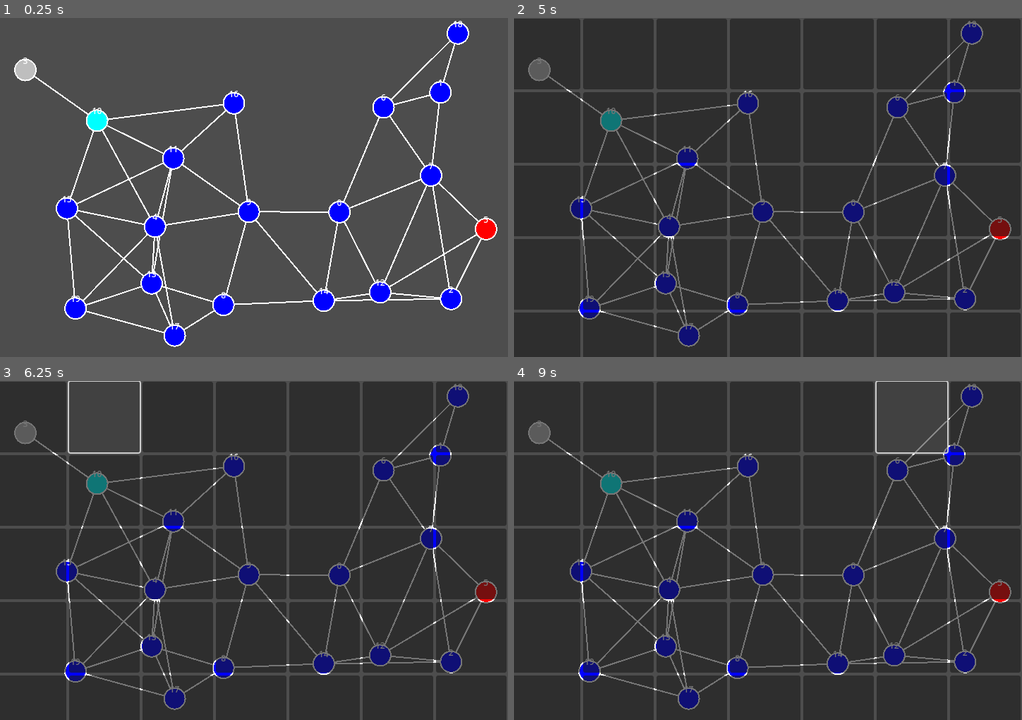
Above: before the commit, frames 1-4 (two rows, left to right).
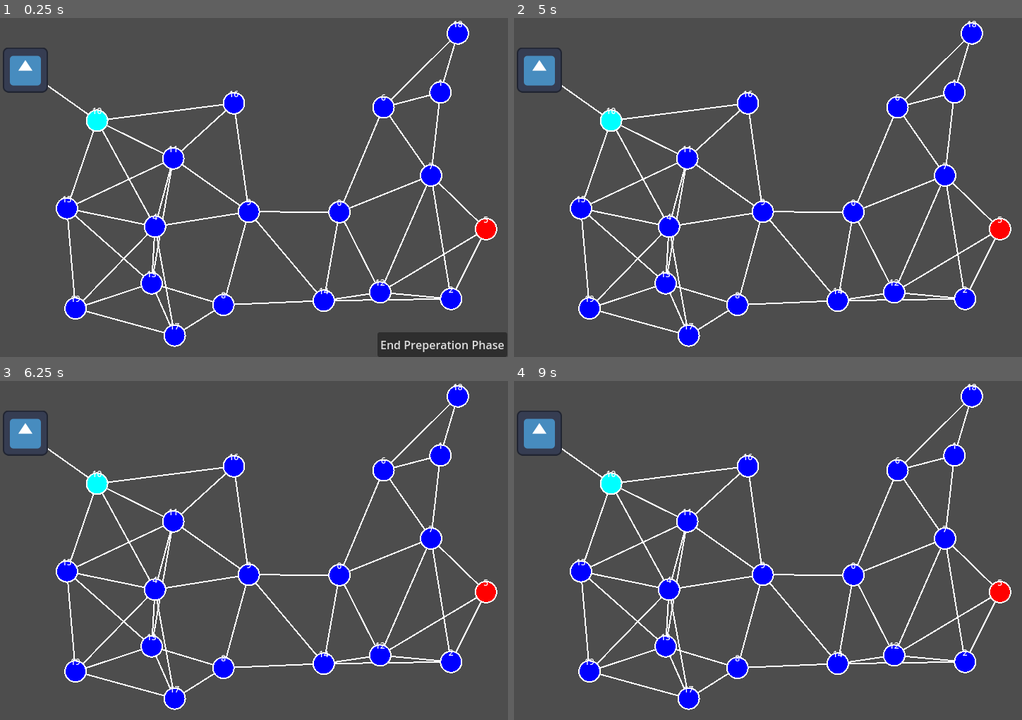
Above: after the commit, the same moments.

Repository: EdbertWang/roguelike_autobattler
Game: Godot game, scene res://Manager/game_state_manager.tscn
The game is run twice, just before and just after one commit, with the same random seed, the same clock (stepped at 60 frames per second) and the same inputs. The engine's default icon, where the game draws it, is replaced by a stand-in: a white triangle on a blue panel in a dark square.
Inputs (mouse positions are in pixels of both pictures, inside the frame that each line leads up to):
- Up to frame 1 (0.25 s): no input
- Up to frame 2 (5 s): click (955, 343) at 0.5 s, where only the run after the commit has a clickable "End Preperation Phase"; tap Enter at 1.25, 2.75, 4.25 s; move the mouse to (879, 170) at 1.27 s; click (879, 170) at 1.35 s; tap Space at 2, 3.5 s; move the mouse to (666, 204) at 2.02 s; click (666, 204) at 2.1 s; move the mouse to (818, 112) at 2.77 s; tap R (rotatePlacement) at 2.85 s; click (818, 112) at 3.05 s; move the mouse to (742, 255) at 3.52 s; click (742, 255) at 3.6 s; move the mouse to (920, 238) at 4.27 s; click (920, 238) at 4.35 s; tap I (inventory) at 4.9 s
- Up to frame 3 (6.25 s): click (30, 418) at 5.02 s; click (106, 418) at 5.77 s
- Up to frame 4 (9 s): click (691, 418) at 6.52 s; click (762, 418) at 7.27 s; click (839, 418) at 8.02 s; click (910, 418) at 8.77 s

The runs differ from the first frame. In frame 1, 2.5% of the frame differs, in the area x 0-100%, y 8-100%; in frame 2, 93%, in the area x 0-100%, y 0-100%; in frame 3, 90%; in frame 4, 90%.
Error after the commit: Invalid access to property or key 'id' on a base object of type 'Nil'. (res://Manager/game_state_manager.gd:145)

Commit message:
Placeholder pipeline from Map -> Prep -> Battle -> Map

Diff:
--- a/Manager/battle_manager.gd
+++ b/Manager/battle_manager.gd
@@ -9,9 +9,12 @@
 @onready var target_man = $TargetManager
 @onready var board_tiles = $BoardUI
 @onready var enemy_spawner = $Enemy_Spawner
+@onready var manager_timer = $Manager_Update
 
 var enemies_tiles : Array[Array]
 var allies_tiles : Array[Array]
+
+signal battle_ended(victory : bool)
 
 func setup_battle(battle_params : Dictionary):
 	"""Generate enemies for the current battle"""
@@ -31,6 +34,16 @@
 		for y in tile_map_size.y:
 			allies_tiles[x][y].clear()
 			enemies_tiles[x][y].clear()
+
+func start_battle():
+	manager_timer.start()
+	# TODO: FOR DEBUGGING THIS JUST IMMEDIATELY ENDS THE BATTLE
+	end_battle()
+
+func end_battle():
+	manager_timer.stop()
+	# TODO: Add way to calculate if the player won or lost
+	battle_ended.emit(true)
 
 # Triggers after both the manager and all its children have entered the scene
 func _ready():
--- a/Manager/battle_manager.tscn
+++ b/Manager/battle_manager.tscn
@@ -31,7 +31,6 @@
 
 [node name="Manager_Update" type="Timer" parent="."]
 wait_time = 0.1
-autostart = true
 
 [node name="Enemy_Spawner" type="Node" parent="."]
 script = ExtResource("9_tj47k")
--- a/Manager/game_state_manager.gd
+++ b/Manager/game_state_manager.gd
@@ -124,7 +124,7 @@
 		"node_type": current_battle_node.node_type
 	})
 
-	gui.deployment_mode = true
+	gui.start_prep_phase()
 
 	# Hide map during battle
 	map_generator.hide()
@@ -135,8 +135,6 @@
 	await get_tree().create_timer(1.0).timeout
 	change_state(GameState.BATTLE_ACTIVE)
 
-	# TODO: Talk to GUI to disable inventory,
-	gui.deployment_mode = false
 
 # =============================================================================
 # BATTLE ACTIVE STATE
--- a/Map_Gen/map_manager.gd
+++ b/Map_Gen/map_manager.gd
@@ -213,6 +213,10 @@
 		for connected_node in completed_node.connections:
 			if not connected_node.completed:
 				connected_node.available = true
+
+func complete_current_battle():
+	current_node.completed = true
+	completed_nodes.append(current_node)
 
 # =============================================================================
 # PLAYER MOVEMENT
--- a/Map_Gen/map_manager.tscn
+++ b/Map_Gen/map_manager.tscn
@@ -3,7 +3,8 @@
 [ext_resource type="Script" uid="uid://cuso4ib3bh6bh" path="res://Map_Gen/map_manager.gd" id="1_y3ekc"]
 [ext_resource type="PackedScene" uid="uid://bji4ahs5o67mv" path="res://Map_Gen/player_location.tscn" id="2_3sbnt"]
 
-[node name="MapManager" type="Node2D"]
+[node name="MapManager" type="Node2D" node_paths=PackedStringArray("player_sprite")]
 script = ExtResource("1_y3ekc")
+player_sprite = NodePath("PlayerLocaiton")
 
 [node name="PlayerLocaiton" parent="." instance=ExtResource("2_3sbnt")]
--- a/Map_Gen/player_location.gd
+++ b/Map_Gen/player_location.gd
@@ -1,11 +1,14 @@
 extends Node2D
+
+@onready var sprite : Sprite2D = $Sprite2D
 
 signal done_moving
 
 var tween: Tween
 
 func _ready() -> void:
-	pass
+	# TODO: Scale sprite based on map and screen size
+	sprite.scale = Vector2(0.5,0.5)
 
 func move_to(pos_to_move_to: Vector2) -> void:
 	# Kill any existing tween
--- a/Map_Gen/player_location.tscn
+++ b/Map_Gen/player_location.tscn
@@ -1,8 +1,10 @@
-[gd_scene load_steps=2 format=3 uid="uid://bji4ahs5o67mv"]
+[gd_scene load_steps=3 format=3 uid="uid://bji4ahs5o67mv"]
 
 [ext_resource type="Script" uid="uid://b5mlrvxhamjrd" path="res://Map_Gen/player_location.gd" id="1_wdvaf"]
+[ext_resource type="Texture2D" uid="uid://dccrvoiuxtr17" path="res://icon.svg" id="2_x2dj8"]
 
 [node name="PlayerLocation" type="Node2D"]
 script = ExtResource("1_wdvaf")
 
 [node name="Sprite2D" type="Sprite2D" parent="."]
+texture = ExtResource("2_x2dj8")
--- a/UI/GUI.gd
+++ b/UI/GUI.gd
@@ -5,17 +5,21 @@
 @export var selector_rect_debug : bool = true
 var selector_rect : Rect2
 
+#### NODE REFERENCES
 var battle_manager : Node2D
 var inventory : Inventory
 var unit_board : GridContainer
 @onready var spell_bar : GridContainer = $SpellBar
-
+@onready var end_prep : Button = $End_Prep
+
+
+#### UNIT PLACEMENT VARS
 var unit_board_height : int
 var unit_board_width : int
 
 var unit_board_space_map : Array[Array] = [] # Stores references to units on the board
 
-# Store these state variables in globals since they are required by the input events
+#### Store these state variables in globals since they are required by the input events
 
 # Variables related to unit placement when in deployment stage
 var deployment_mode : bool = false
@@ -28,6 +32,8 @@
 var isValid = false
 var placement_mode : bool = true # True for placing, false for removing
 var rotated_placement : bool = false
+
+signal preperation_ended
 
 func post_ready():
 	battle_manager = get_parent().battle_manager
@@ -81,7 +87,6 @@
 		targetCell = null
 		check_cell()
 
-#
 func toggle_inventory(can_use_inventory : bool):
 	if can_use_inventory == true:
 		inventory.can_open_inventory = true
@@ -107,6 +112,103 @@
 			objectCells = _get_object_cells()
 			isValid = _check_and_highlight_cells(objectCells)
 
+
+func remove_from_board(top_corner: Vector2, size: Vector2) -> void:
+	# Set current unit to reference of removed unit
+	curr_unit = unit_board_space_map[top_corner.x][top_corner.y]
+
+	for x in size.x:
+		for y in size.y:
+			unit_board_space_map[top_corner.x + x][top_corner.y + y] = null
+
+	# Reset cells' full flag
+	for cell in _get_object_cells():
+		cell.full = false
+
+	battle_manager.remove_unit_from_board(top_corner, size)
+
+### Internode Communication Methods
+func set_current_item(slot : InventorySlot):
+	curr_inv_slot = slot
+
+	curr_unit = slot.item
+	curr_unit_inst = slot.item_inst
+
+func start_prep_phase():
+	deployment_mode = true
+	toggle_inventory(true)
+	end_prep.show()
+	end_prep.disabled = false
+	spell_bar.show()
+
+
+func _on_end_prep_pressed() -> void:
+	# Assuming we are entering the battle phase
+	deployment_mode = false
+	end_prep.hide()
+	end_prep.disabled = true
+	toggle_inventory(false)
+	preperation_ended.emit()
+
+
+#### Helper Methods
+func _check_and_highlight_cells(cells: Array) -> bool:
+	var valid = true
+
+	# cell count check - prevents placing units on the edges of the board
+	var expected_count = int(curr_unit_inst.placement_size.x) * int(curr_unit_inst.placement_size.y)
+	if expected_count != cells.size():
+		valid = false
+
+	for cell in cells:
+		if cell.full:
+			cell.change_color(Color.RED)
+			valid = false
+		else:
+			cell.change_color(Color.GREEN)
+
+	return valid
+
+func _place_unit():
+	for cell in objectCells:
+		cell.full = true
+
+	var grid_pos : Vector2 = objectCells[0].board_position
+
+	if rotated_placement:
+		place_on_board(grid_pos, curr_unit_inst.rotated_placement_size, curr_unit)
+		battle_manager.add_unit_to_board(curr_unit_inst, objectCells[0].position, curr_unit_inst.rotated_vectors)
+	else:
+		place_on_board(grid_pos, curr_unit_inst.placement_size, curr_unit)
+		battle_manager.add_unit_to_board(curr_unit_inst, objectCells[0].position, curr_unit_inst.placement_vectors)
+
+	_reset_highlight(objectCells)
+
+	# Allow the player to keep placing this unit as long as there still are cards left
+	if curr_inv_slot.remove_item(1) == false:
+		curr_unit = null
+		curr_unit_inst = null
+		if selector_rect_debug:
+			selector_rect = Rect2(0,0,0,0)
+	else:
+		# Visually mark that you cannot keep placing here
+		_check_and_highlight_cells(objectCells)
+
+	isValid = false
+
+# Placement logic using logical grid
+func check_unit_space_availability(top_corner: Vector2, size: Vector2) -> bool:
+	for x in size.x:
+		for y in size.y:
+			if unit_board_space_map[top_corner.x + x][top_corner.y + y] != null:
+				return false
+	return true
+
+func place_on_board(top_corner: Vector2, size: Vector2, unit_ref: PackedScene) -> void:
+	for x in size.x:
+		for y in size.y:
+			unit_board_space_map[top_corner.x + x][top_corner.y + y] = unit_ref
+
 func _get_target_cell(mouse_pos):
 	for cell: Control in unit_board.get_children():
 		if cell.get_global_rect().has_point(mouse_pos):
@@ -137,87 +239,8 @@
 			cells.append(cell)
 	return cells
 
-func _check_and_highlight_cells(cells: Array) -> bool:
-	var valid = true
-
-	# cell count check - prevents placing units on the edges of the board
-	var expected_count = int(curr_unit_inst.placement_size.x) * int(curr_unit_inst.placement_size.y)
-	if expected_count != cells.size():
-		valid = false
-
-	for cell in cells:
-		if cell.full:
-			cell.change_color(Color.RED)
-			valid = false
-		else:
-			cell.change_color(Color.GREEN)
-
-	return valid
-
-func _place_unit():
-	for cell in objectCells:
-		cell.full = true
-
-	var grid_pos : Vector2 = objectCells[0].board_position
-
-	if rotated_placement:
-		place_on_board(grid_pos, curr_unit_inst.rotated_placement_size, curr_unit)
-		battle_manager.add_unit_to_board(curr_unit_inst, objectCells[0].position, curr_unit_inst.rotated_vectors)
-	else:
-		place_on_board(grid_pos, curr_unit_inst.placement_size, curr_unit)
-		battle_manager.add_unit_to_board(curr_unit_inst, objectCells[0].position, curr_unit_inst.placement_vectors)
-
-	_reset_highlight(objectCells)
-
-	# Allow the player to keep placing this unit as long as there still are cards left
-	if curr_inv_slot.remove_item(1) == false:
-		curr_unit = null
-		curr_unit_inst = null
-		if selector_rect_debug:
-			selector_rect = Rect2(0,0,0,0)
-	else:
-		# Visually mark that you cannot keep placing here
-		_check_and_highlight_cells(objectCells)
-
-	isValid = false
-
-
-
-# Placement logic using logical grid
-func check_unit_space_availability(top_corner: Vector2, size: Vector2) -> bool:
-	for x in size.x:
-		for y in size.y:
-			if unit_board_space_map[top_corner.x + x][top_corner.y + y] != null:
-				return false
-	return true
-
-func place_on_board(top_corner: Vector2, size: Vector2, unit_ref: PackedScene) -> void:
-	for x in size.x:
-		for y in size.y:
-			unit_board_space_map[top_corner.x + x][top_corner.y + y] = unit_ref
-
 
 func get_unit_at_tile(tile: Vector2) -> PackedScene:
 	if tile.x >= 0 and tile.x < unit_board_width and tile.y >= 0 and tile.y < unit_board_height:
 		return unit_board_space_map[tile.x][tile.y]
 	return null
-
-func remove_from_board(top_corner: Vector2, size: Vector2) -> void:
-	# Set current unit to reference of removed unit
-	curr_unit = unit_board_space_map[top_corner.x][top_corner.y]
-
-	for x in size.x:
-		for y in size.y:
-			unit_board_space_map[top_corner.x + x][top_corner.y + y] = null
-
-	# Reset cells' full flag
-	for cell in _get_object_cells():
-		cell.full = false
-
-	battle_manager.remove_unit_from_board(top_corner, size)
-
-func set_current_item(slot : InventorySlot):
-	curr_inv_slot = slot
-
-	curr_unit = slot.item
-	curr_unit_inst = slot.item_inst
--- a/UI/GUI.tscn
+++ b/UI/GUI.tscn
@@ -26,3 +26,13 @@
 layout_mode = 0
 offset_right = 40.0
 offset_bottom = 40.0
+
+[node name="End_Prep" type="Button" parent="."]
+layout_mode = 0
+offset_left = 535.0
+offset_top = 445.0
+offset_right = 719.0
+offset_bottom = 480.0
+text = "End Preperation Phase"
+
+[connection signal="pressed" from="End_Prep" to="." method="_on_end_prep_pressed"]
